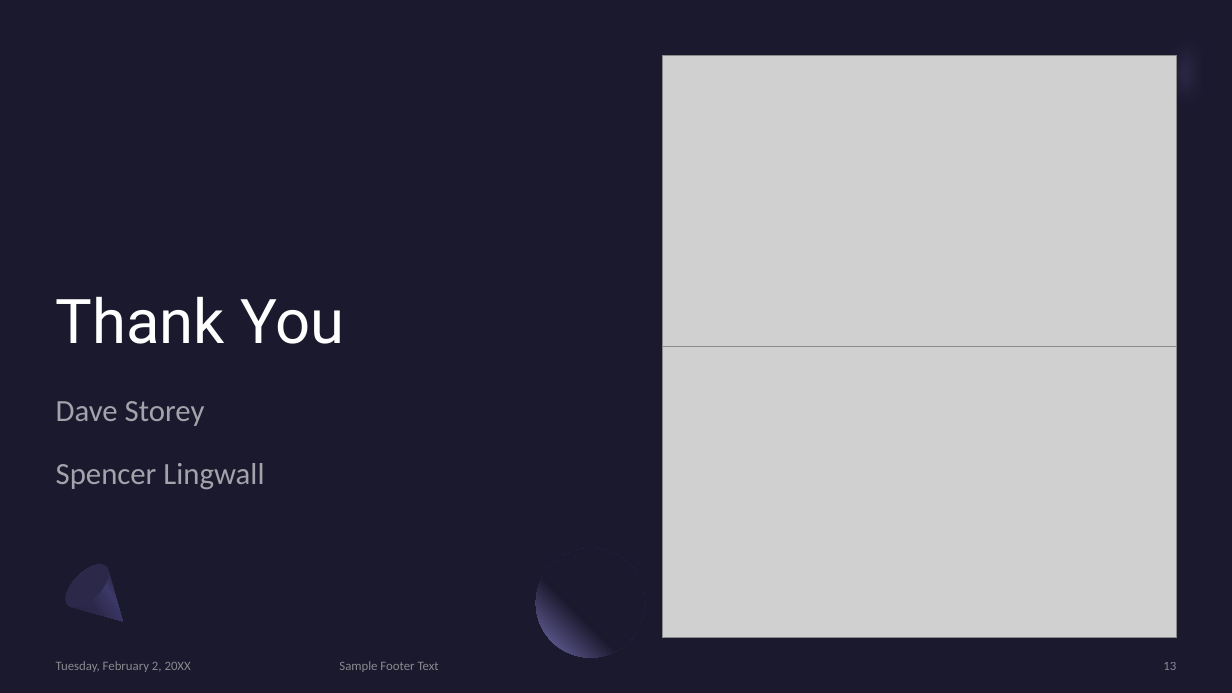
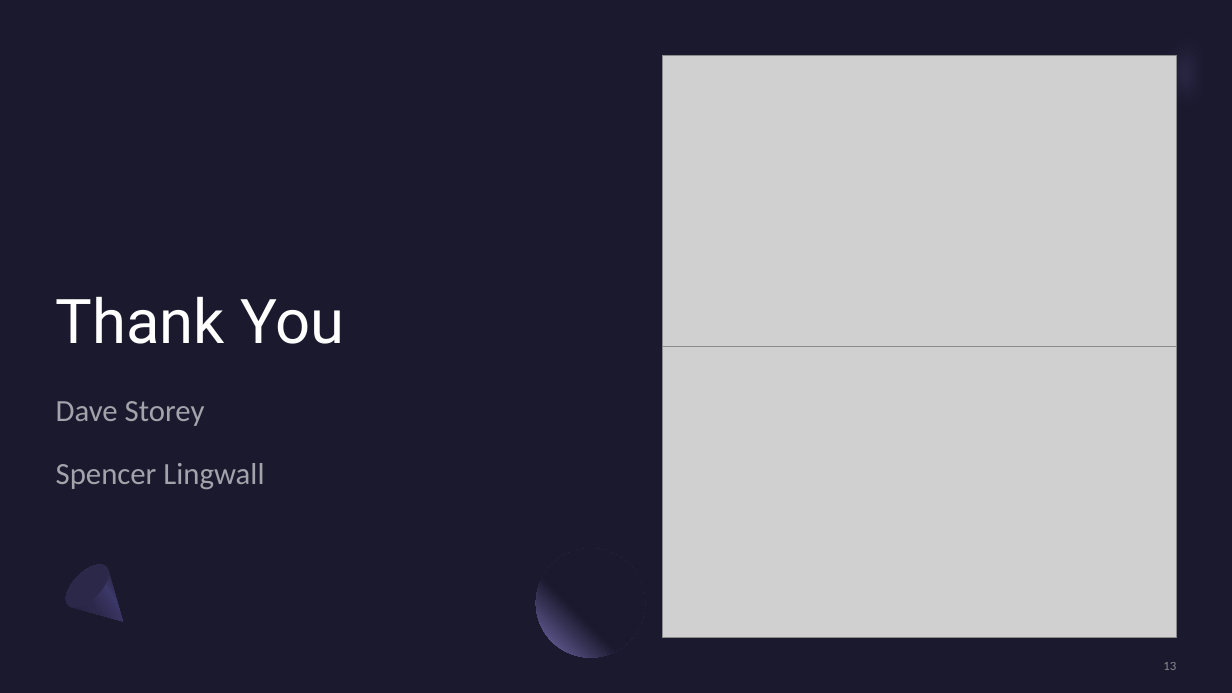
Before and after one commit to davevstorey/CS5080_TS, a slide deck: slide 13 of Classifying Depression with Activity.pptx. Drawn at 1232x693 pixels with LibreOffice and Linux fonts; fonts in the diff are those of the drawing; grey boxes stand for pictures. Boxes give left, top, right and bottom in pixels: in the first picture for what was removed or moved away, otherwise in the second. Text is boxed around its words. In the diff, an @@ line names an element or a change of style, - is before the commit and + after.

Commit message:
Finished powerpoint

```diff
--- a/Classifying Depression with Activity.pptx
+++ b/Classifying Depression with Activity.pptx
@@ text removed at bbox=[56, 661, 191, 672] @@
-Tuesday, February 2, 20XX
@@ text removed at bbox=[339, 661, 439, 672] @@
-Sample Footer Text
```
Also in this commit, not shown: 5 other slides changed.
